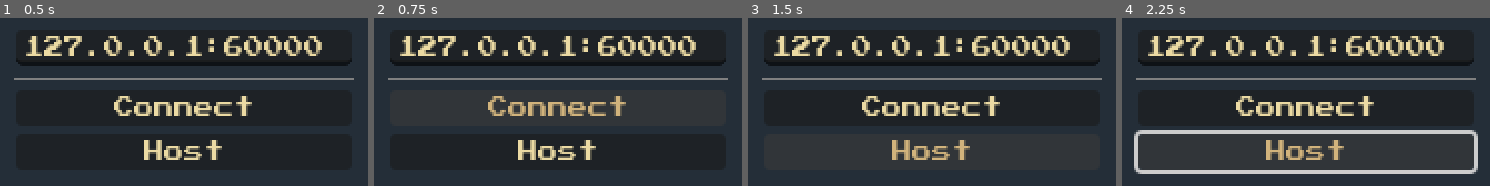
Above: before the commit, frames 1-4 (left to right).
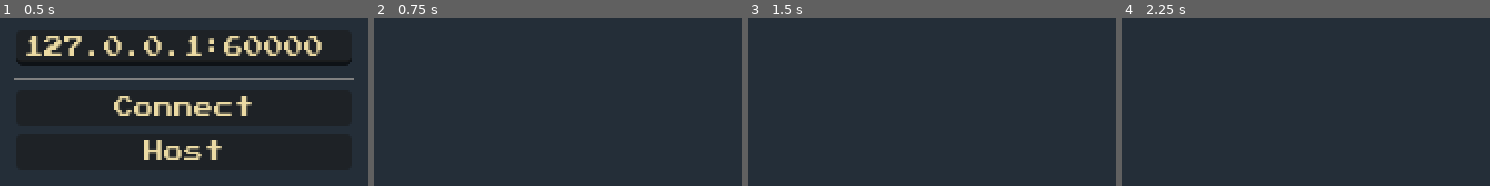
Above: after the commit, the same moments.

Repository: Shtevlogs/multiplayer-test
Game: Godot game, scene res://main.tscn
Same seed, same stepped clock (60 frames per second), same inputs: the game is played once before the commit and once after it.
Inputs (mouse positions are in pixels of both pictures, inside the frame that each line leads up to):
- Up to frame 1 (0.5 s): no input
- Up to frame 2 (0.75 s): click "Connect" at 0.5 s
- Up to frame 3 (1.5 s): click (932, 152) at 1.25 s, where only the run before the commit has a clickable "Host"
- Up to frame 4 (2.25 s): hold Right (ui_right) from 2.03 s (still down)

Frame 1 is identical in both runs. In frame 2, 12% of the frame differs, in the area x 3-97%, y 10-85%; in frame 3, 12%; in frame 4, 17%, in the area x 3-97%, y 10-93%.

Commit message:
just barely getting it working (end of stream)

Diff:
--- /dev/null
+++ b/entities/player.tscn
@@ -0,0 +1,26 @@
+[gd_scene format=3 uid="uid://co0dy4rvhwv5g"]
+
+[ext_resource type="Script" uid="uid://rbrsmy10r1xt" path="res://scripts/entities/entity.gd" id="1_merdl"]
+[ext_resource type="Script" uid="uid://uxnw21or726b" path="res://entities/player_multiplayer_synchronizer.gd" id="2_b0kkn"]
+
+[sub_resource type="CircleShape2D" id="CircleShape2D_ulcgi"]
+
+[sub_resource type="SceneReplicationConfig" id="SceneReplicationConfig_u3f3p"]
+properties/0/path = NodePath(".:position")
+properties/0/spawn = true
+properties/0/replication_mode = 1
+
+[node name="Player" type="CharacterBody2D" unique_id=2046683467]
+script = ExtResource("1_merdl")
+
+[node name="Polygon2D" type="Polygon2D" parent="." unique_id=299504353]
+color = Color(0.54509807, 0.5254902, 0.29411766, 1)
+offset = Vector2(8, 15)
+polygon = PackedVector2Array(4, -20, -5, 3, -21, -11, -8, -28)
+
+[node name="CollisionShape2D" type="CollisionShape2D" parent="." unique_id=1521568963]
+shape = SubResource("CircleShape2D_ulcgi")
+
+[node name="MultiplayerSynchronizer" type="MultiplayerSynchronizer" parent="." unique_id=1594302726]
+replication_config = SubResource("SceneReplicationConfig_u3f3p")
+script = ExtResource("2_b0kkn")
--- /dev/null
+++ b/entities/player_multiplayer_synchronizer.gd
@@ -0,0 +1,6 @@
+class_name PlayerMultiplayerSynchronizer
+extends MultiplayerSynchronizer
+
+func _enter_tree() -> void:
+    NetworkManager.I.do_print('player entered scene %s' % get_parent().pid)
+    set_multiplayer_authority(get_parent().pid)
--- a/main.gd
+++ b/main.gd
@@ -1,7 +1,10 @@
 class_name Main
 extends Node2D
 
+const SCENE : PackedScene = preload("uid://xgbtjip1bena")
+
 @onready var scene_root: Node2D = $SceneRoot
+@onready var networking: Networking = $CanvasLayer/Networking
 
 static var I : Main
 func _ready() -> void:
@@ -17,3 +20,9 @@
         return
     if key_pressed.keycode == KEY_ESCAPE:
         get_tree().quit()
+
+func start() -> void:
+    NetworkManager.I.do_print("main start %s" % NetworkManager.I.pid)
+    networking.visible = false
+    if multiplayer.is_server():
+        NetworkManager.I.scene_spawner.spawn(null)
--- a/main.tscn
+++ b/main.tscn
@@ -2,6 +2,10 @@
 
 [ext_resource type="Script" uid="uid://bk7rgub20lvox" path="res://main.gd" id="1_ig7tw"]
 [ext_resource type="Theme" uid="uid://1wknjly3xpll" path="res://theme/theme.tres" id="2_0xm2m"]
+[ext_resource type="Script" uid="uid://b2axfe7tqryp6" path="res://scripts/ui/networking.gd" id="3_1bvp3"]
+[ext_resource type="Script" uid="uid://c8o5cwauw340k" path="res://scripts/managers/network_manager.gd" id="3_h2yge"]
+[ext_resource type="Script" uid="uid://bpkatobgaiebs" path="res://scene_spawner.gd" id="5_7mycd"]
+[ext_resource type="Script" uid="uid://w8u6kim4nxkj" path="res://player_spawner.gd" id="5_lquwl"]
 
 [node name="Main" type="Node2D" unique_id=1763360357]
 script = ExtResource("1_ig7tw")
@@ -23,6 +27,7 @@
 grow_horizontal = 2
 grow_vertical = 2
 theme = ExtResource("2_0xm2m")
+script = ExtResource("3_1bvp3")
 
 [node name="LineEdit" type="LineEdit" parent="CanvasLayer/Networking" unique_id=607194634]
 layout_mode = 2
@@ -43,3 +48,16 @@
 text = "Host"
 
 [node name="Managers" type="Node" parent="." unique_id=1790553694]
+
+[node name="NetworkManager" type="Node" parent="Managers" unique_id=281943562]
+script = ExtResource("3_h2yge")
+
+[node name="SceneSpawner" type="MultiplayerSpawner" parent="." unique_id=1089610831]
+_spawnable_scenes = PackedStringArray("uid://xgbtjip1bena")
+spawn_path = NodePath("../SceneRoot")
+script = ExtResource("5_7mycd")
+
+[node name="PlayerSpawner" type="MultiplayerSpawner" parent="." unique_id=838191478]
+_spawnable_scenes = PackedStringArray("uid://co0dy4rvhwv5g")
+spawn_path = NodePath("../SceneRoot")
+script = ExtResource("5_lquwl")
--- /dev/null
+++ b/player_spawner.gd
@@ -0,0 +1,12 @@
+class_name PlayerSpawner
+extends MultiplayerSpawner
+
+const PLAYER : PackedScene = preload("uid://co0dy4rvhwv5g")
+
+func _ready() -> void:
+    spawn_function = _spawn_player
+
+func _spawn_player(id: int) -> Node:
+    var new_player := PLAYER.instantiate() as Entity
+    new_player.pid = id
+    return new_player
--- a/project.godot
+++ b/project.godot
@@ -26,7 +26,9 @@
 
 [rendering]
 
+textures/canvas_textures/default_texture_filter=0
 rendering_device/driver.windows="d3d12"
 renderer/rendering_method="gl_compatibility"
 renderer/rendering_method.mobile="gl_compatibility"
 environment/defaults/default_clear_color=Color(0.14117648, 0.18039216, 0.21960784, 1)
+environment/defaults/default_environment="uid://dp23n1343d4pa"
--- /dev/null
+++ b/scene.tscn
@@ -0,0 +1,6 @@
+[gd_scene format=3 uid="uid://xgbtjip1bena"]
+
+[node name="Scene" type="Node2D" unique_id=469553250]
+
+[node name="Camera2D" type="Camera2D" parent="." unique_id=1685628456]
+zoom = Vector2(2, 2)
--- /dev/null
+++ b/scene_spawner.gd
@@ -0,0 +1,11 @@
+class_name SceneSpawner
+extends MultiplayerSpawner
+
+const SCENE = preload("uid://xgbtjip1bena")
+
+func _ready() -> void:
+    spawn_function = _spawn_player
+
+func _spawn_player(scene: PackedScene) -> Node:
+    print(scene)
+    return SCENE.instantiate()
--- /dev/null
+++ b/scripts/entities/entity.gd
@@ -0,0 +1,22 @@
+class_name Entity
+extends Node2D
+
+const SPEED: float = 1000.0
+
+var body : CharacterBody2D
+
+@export var pid : int
+
+func _enter_tree() -> void:
+    set_multiplayer_authority(pid)
+
+func _ready() -> void:
+    body = self as Variant #it's a dirty trick, but I love it <3
+    NetworkManager.I.do_print("player is spawned %s %s" % [pid, is_multiplayer_authority()])
+    if !is_multiplayer_authority(): return
+    position += Vector2.UP * randf_range(-120,120) + Vector2.RIGHT * randf_range(-120,120)
+
+func _physics_process(delta: float) -> void:
+    if !is_multiplayer_authority(): return
+    body.velocity = Input.get_vector("ui_left","ui_right","ui_up","ui_down") * SPEED * delta
+    body.move_and_slide()
--- /dev/null
+++ b/scripts/managers/network_manager.gd
@@ -0,0 +1,47 @@
+class_name NetworkManager
+extends Node
+
+static var I : NetworkManager
+func _ready() -> void:
+    I = self
+
+@onready var scene_spawner: MultiplayerSpawner = $"../../SceneSpawner"
+@onready var player_spawner: MultiplayerSpawner = $"../../PlayerSpawner"
+
+var peer: ENetMultiplayerPeer
+var pid: int
+
+func host(port: int) -> void:
+    peer = ENetMultiplayerPeer.new()
+    peer.create_server(port)
+    multiplayer.multiplayer_peer = peer
+
+    pid = peer.get_unique_id()
+
+    do_print('hosting %s' % [port])
+
+    multiplayer.peer_connected.connect(_on_peer_connected)
+
+    Main.I.start()
+    await get_tree().process_frame
+    player_spawner.spawn(1)
+
+func join(ip: String, port: int) -> void:
+    peer = ENetMultiplayerPeer.new()
+    peer.create_client(ip, port)
+    multiplayer.multiplayer_peer = peer
+
+    pid = peer.get_unique_id()
+
+    do_print('joining %s:%s' % [ip, port])
+
+    Main.I.start()
+
+func _on_peer_connected(id: int) -> void:
+    if !multiplayer.is_server(): return
+    # spawn a new player
+    player_spawner.spawn(id)
+
+
+func do_print(text: String) -> void:
+    print("[%s]: %s" % [pid,text])
--- /dev/null
+++ b/scripts/ui/networking.gd
@@ -0,0 +1,25 @@
+class_name Networking
+extends VBoxContainer
+
+@onready var line_edit: LineEdit = $LineEdit
+@onready var connect_button: Button = $ConnectButton
+@onready var host_button: Button = $HostButton
+
+func _ready() -> void:
+    connect_button.pressed.connect(_on_connect)
+    host_button.pressed.connect(_on_host)
+
+func _on_connect() -> void:
+    var ip_and_port := _ip_and_port(line_edit.text)
+    NetworkManager.I.join(ip_and_port[0],int(ip_and_port[1]))
+
+func _on_host() -> void:
+    var ip_and_port := _ip_and_port(line_edit.text)
+    NetworkManager.I.host(int(ip_and_port[1]))
+
+
+func _ip_and_port(text: String) -> PackedStringArray:
+    if !text.contains(":"):
+        return ["127.0.0.1", text]
+
+    return text.split(":")
--- /dev/null
+++ b/smart_multiplayer_spawner.gd
@@ -0,0 +1,29 @@
+class_name SmartMultiplayerSpawner
+extends MultiplayerSpawner
+
+const PLAYER : PackedScene = preload("uid://co0dy4rvhwv5g")
+
+var pid : int = 1
+
+func _enter_tree() -> void:
+    NetworkManager.I.do_print('setting smart spawner auth to %s' % pid)
+    set_multiplayer_authority(pid)
+
+func _ready() -> void:
+    spawn_function = _on_spawned
+    if !multiplayer.is_server(): return
+    multiplayer.peer_connected.connect(_on_peer_connected)
+    NetworkManager.I.do_print("I'm spawning my player now >.>")
+    await get_tree().process_frame
+    spawn(pid)
+
+func _on_spawned(id: int) -> Node:
+    var player: Entity = PLAYER.instantiate()
+    NetworkManager.I.do_print("setting new Player pid to %s" % id)
+    player.pid = id
+    player.name = "Player_%s" % pid
+    return player
+
+func _on_peer_connected(id: int) -> void:
+    if multiplayer.is_server():
+        spawn(id)
--- /dev/null
+++ b/theme/environment.tres
@@ -0,0 +1,3 @@
+[gd_resource type="Environment" format=3 uid="uid://dp23n1343d4pa"]
+
+[resource]
Not shown, added: entities/player_multiplayer_synchronizer.gd.uid
Not shown, added: player_spawner.gd.uid
Not shown, added: scene_spawner.gd.uid
Not shown, added: scripts/entities/entity.gd.uid
Not shown, added: scripts/managers/network_manager.gd.uid
Not shown, added: scripts/ui/networking.gd.uid
Not shown, added: smart_multiplayer_spawner.gd.uid
